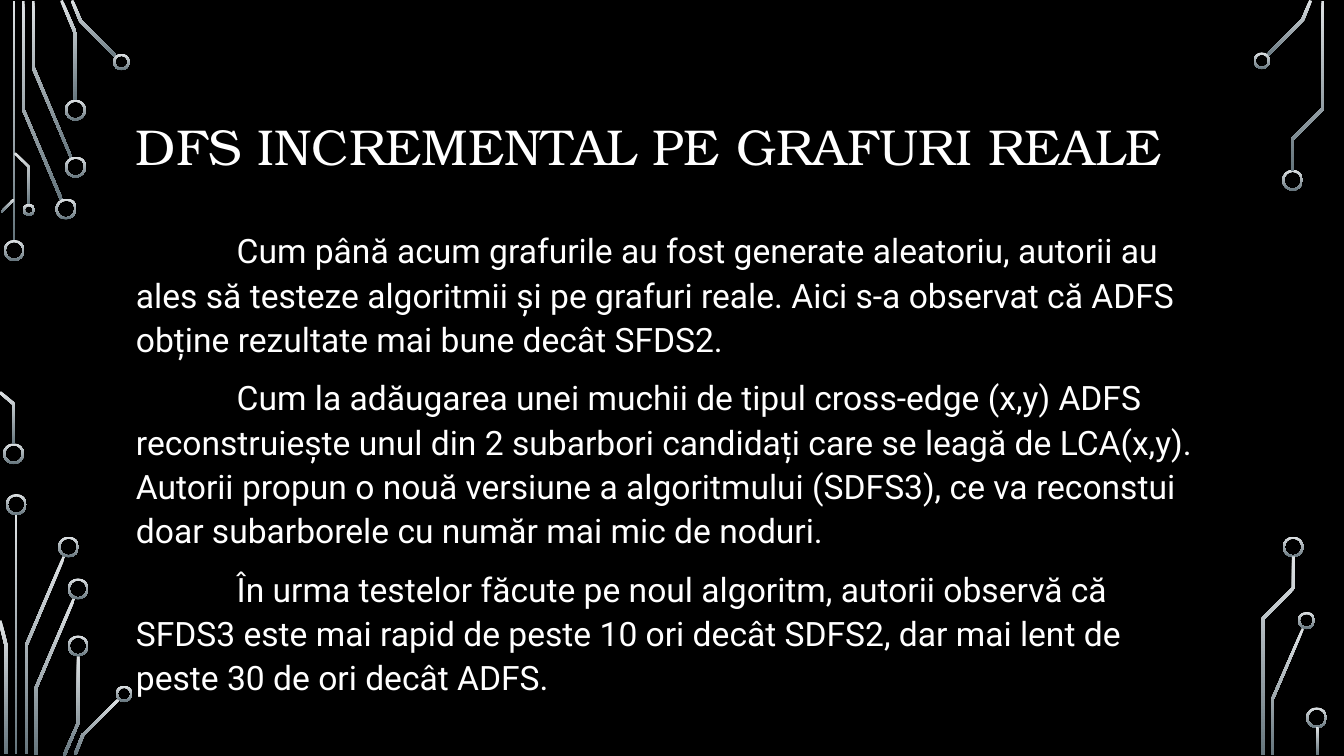
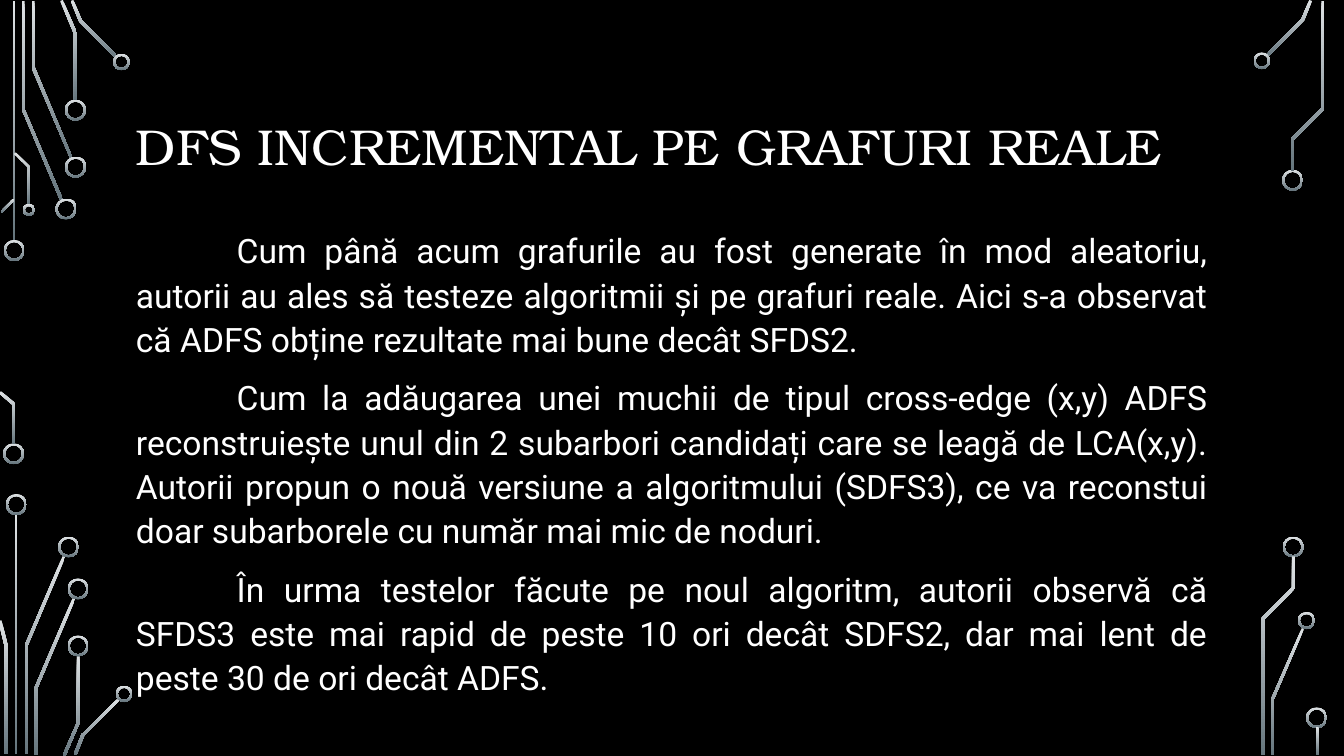
Before and after one commit to MattiaIojica/Incremental-DFS-Algorithms, a slide deck: slide 13 of Prezentare Incremental DFS algorithms.pptx. Drawn at 1344x756 pixels with LibreOffice and Linux fonts; fonts in the diff are those of the drawing; background and template pictures are left out. Boxes give left, top, right and bottom in pixels: in the first picture for what was removed or moved away, otherwise in the second. Text is boxed around its words. In the diff, an @@ line names an element or a change of style, - is before the commit and + after.

```diff
--- a/Prezentare Incremental DFS algorithms.pptx
+++ b/Prezentare Incremental DFS algorithms.pptx
@@ text at (x1=136, y1=237, x2=1207, y2=360): text changed @@
-Cum până acum grafurile au fost generate aleatoriu, autorii au ales să testeze algoritmii și pe grafuri reale. Aici s-a observat că ADFS obține rezultate mai bune decât SFDS2.
+Cum până acum grafurile au fost generate în mod aleatoriu, autorii au ales să testeze algoritmii și pe grafuri reale. Aici s-a observat că ADFS obține rezultate mai bune decât SFDS2.
@@ text at (x1=136, y1=383, x2=1207, y2=697): alignment left to justified @@
```
Also in this commit, not shown: 9 other slides changed.
